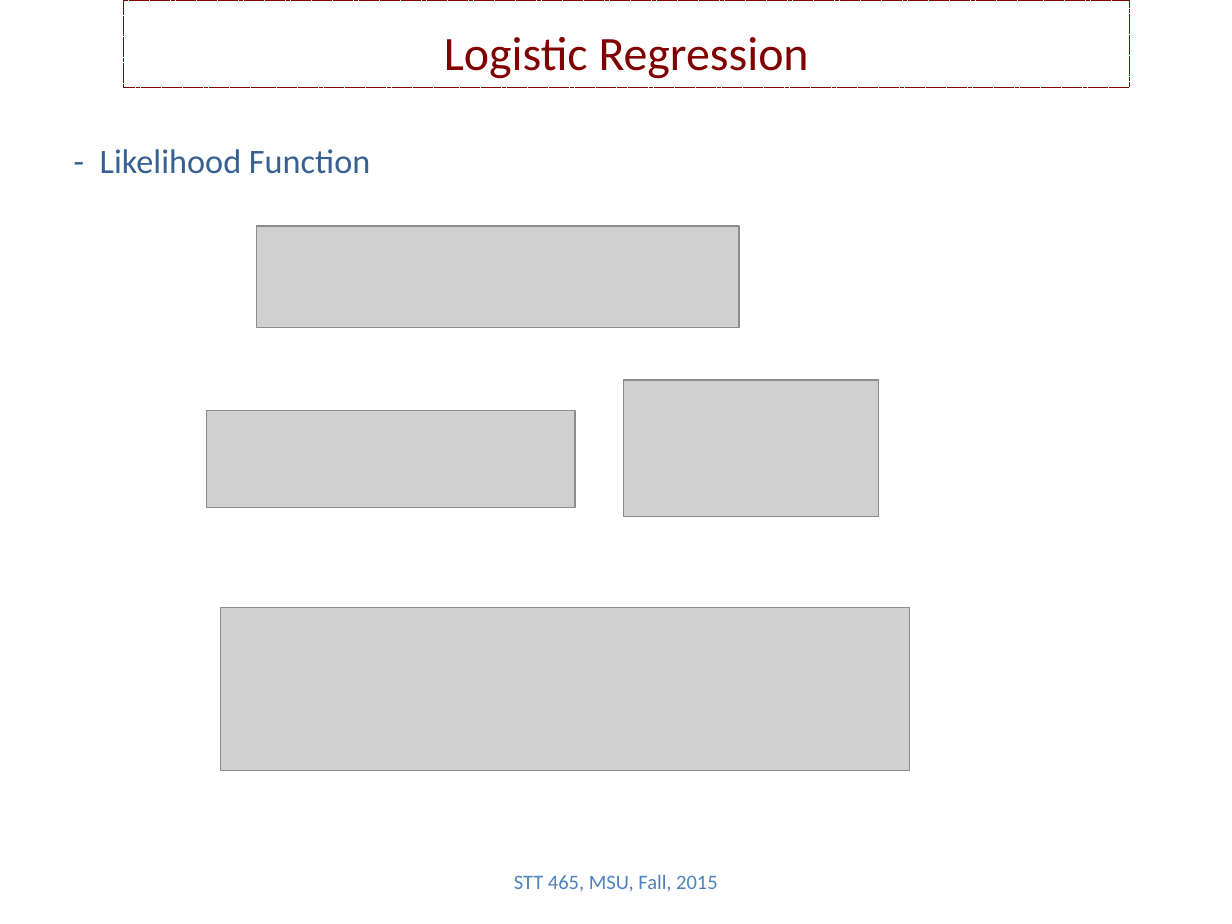
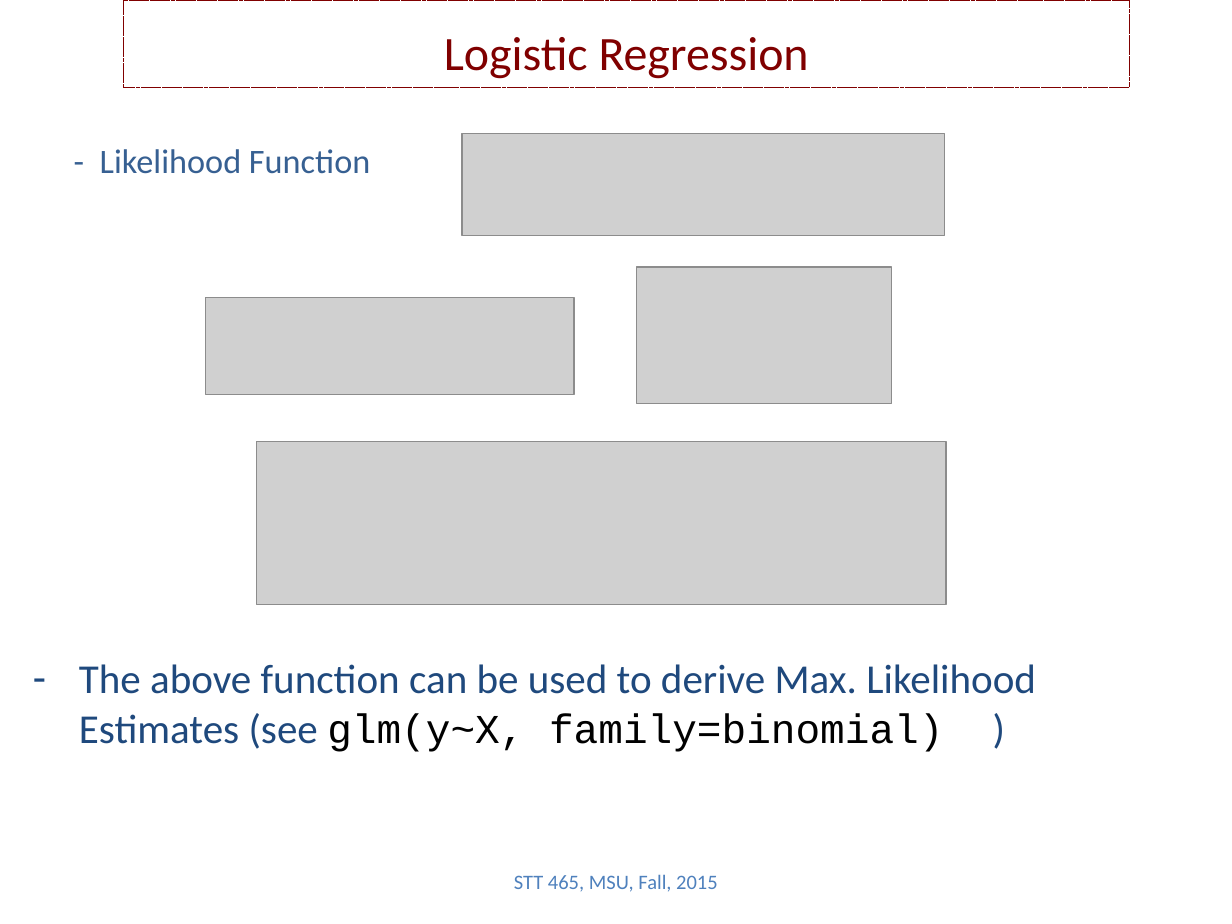
Before and after one commit to Boukos/STT465, a slide deck: slide 11 of STT465_14.pptx (slide 13 before the commit). Drawn at 1232x924 pixels with LibreOffice and Linux fonts; fonts in the diff are those of the drawing; grey boxes stand for pictures. Boxes give left, top, right and bottom in pixels: in the first picture for what was removed or moved away, otherwise in the second. Text is boxed around its words. In the diff, an @@ line names an element or a change of style, - is before the commit and + after.

```diff
--- a/STT465_14.pptx
+++ b/STT465_14.pptx
@@ picture added at [462,133,945,235] @@
@@ picture removed at [256,225,739,328] @@
@@ picture added at [637,267,892,404] @@
@@ picture added at [206,298,574,394] @@
@@ picture removed at [623,379,878,516] @@
@@ picture removed at [207,410,575,506] @@
@@ picture added at [256,441,946,604] @@
@@ picture removed at [221,607,910,770] @@
@@ text added at [79,664,1036,752], 24 pt, text #1F497D @@
+– The above function can be used to derive Max. Likelihood Estimates (see glm(y~X, family=binomial) )
```
Also in this commit, not shown: 7 other slides changed, 4 slides added, 3 slides removed, 3 other files.
